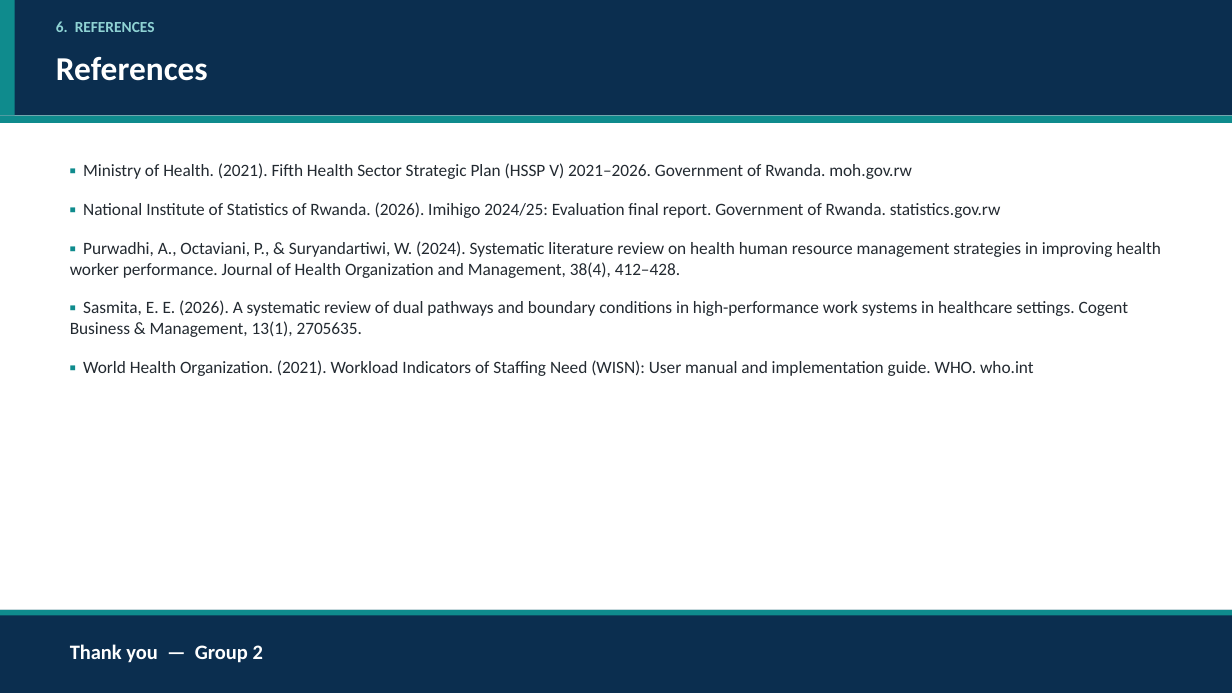
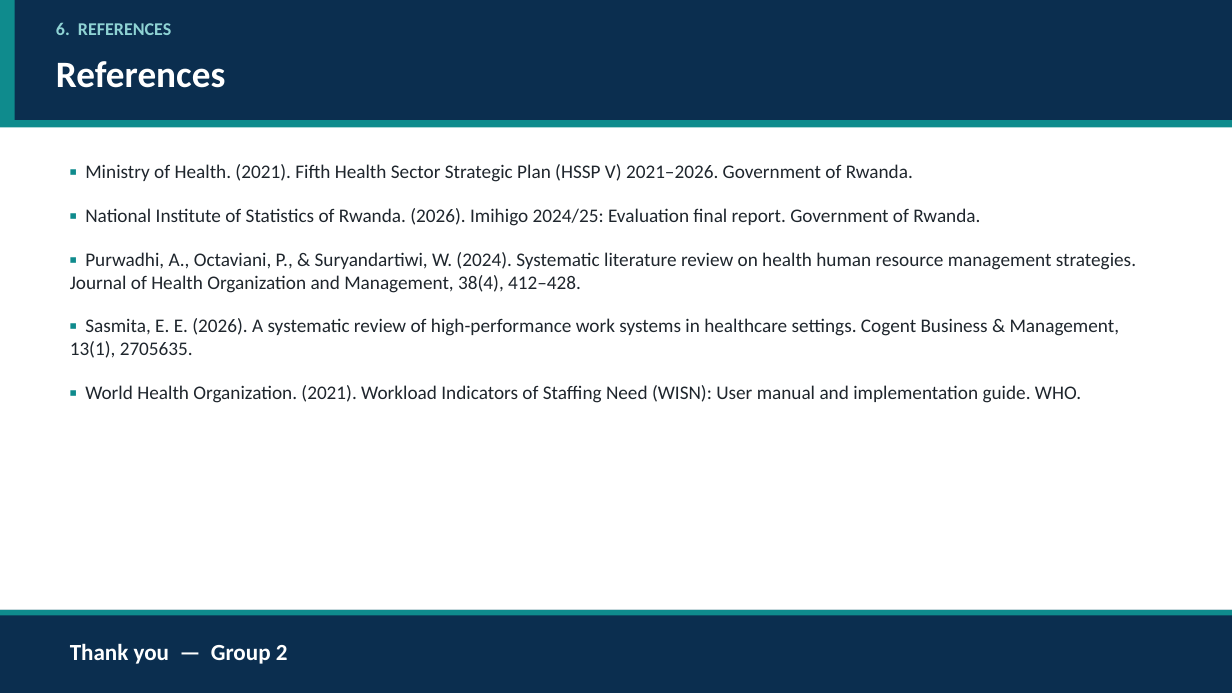
Before and after one commit to kwisanga-roger/mental-health-nurses-learning-helper, a slide deck: slide 15 of HRM_in_Health_Services_Group2.pptx. Drawn at 1232x693 pixels with LibreOffice and Linux fonts; fonts in the diff are those of the drawing. Boxes give left, top, right and bottom in pixels: in the first picture for what was removed or moved away, otherwise in the second. Text is boxed around its words. In the diff, an @@ line names an element or a change of style, - is before the commit and + after.

```diff
--- a/HRM_in_Health_Services_Group2.pptx
+++ b/HRM_in_Health_Services_Group2.pptx
@@ rectangle: place and size @@
-rectangle at <box>0,0,1232,116</box>
+rectangle at <box>0,0,1232,120</box>
@@ rectangle: place and size @@
-rectangle at <box>0,0,15,116</box>
+rectangle at <box>0,0,15,120</box>
@@ text "6. REFERENCES" at <box>56,22,171,35</box>: size 12 to 14 pt @@
@@ text "References" at <box>56,61,225,88</box>: size 26 to 29 pt @@
@@ rectangle: place and size @@
-rectangle at <box>0,116,1232,123</box>
+rectangle at <box>0,120,1232,128</box>
@@ text at <box>70,164,1136,403</box>: text changed; size 13.5 to 15 pt; text colour #232A31 to #1F262D @@
-▪ Ministry of Health. (2021). Fifth Health Sector Strategic Plan (HSSP V) 2021–2026. Government of Rwanda. moh.gov.rw
-▪ National Institute of Statistics of Rwanda. (2026). Imihigo 2024/25: Evaluation final report. Government of Rwanda. statistics.gov.rw
-▪ Purwadhi, A., Octaviani, P., & Suryandartiwi, W. (2024). Systematic literature review on health human resource management strategies in improving health worker performance. Journal of Health Organization and Management, 38(4), 412–428.
-▪ Sasmita, E. E. (2026). A systematic review of dual pathways and boundary conditions in high-performance work systems in healthcare settings. Cogent Business & Management, 13(1), 2705635.
-▪ World Health Organization. (2021). Workload Indicators of Staffing Need (WISN): User manual and implementation guide. WHO. who.int
+▪ Ministry of Health. (2021). Fifth Health Sector Strategic Plan (HSSP V) 2021–2026. Government of Rwanda.
+▪ National Institute of Statistics of Rwanda. (2026). Imihigo 2024/25: Evaluation final report. Government of Rwanda.
+▪ Purwadhi, A., Octaviani, P., & Suryandartiwi, W. (2024). Systematic literature review on health human resource management strategies. Journal of Health Organization and Management, 38(4), 412–428.
+▪ Sasmita, E. E. (2026). A systematic review of high-performance work systems in healthcare settings. Cogent Business & Management, 13(1), 2705635.
+▪ World Health Organization. (2021). Workload Indicators of Staffing Need (WISN): User manual and implementation guide. WHO.
@@ text "Thank you — Group 2" at <box>70,643,288,664</box>: size 16 to 18 pt @@
```
Also in this commit, not shown: 11 other slides changed, 3 slides added, 3 slides removed.
